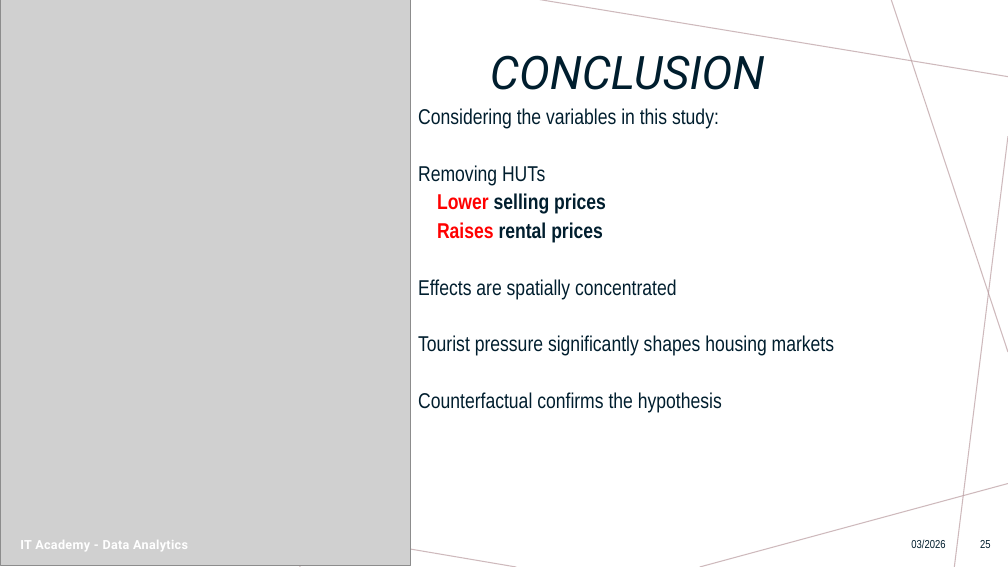
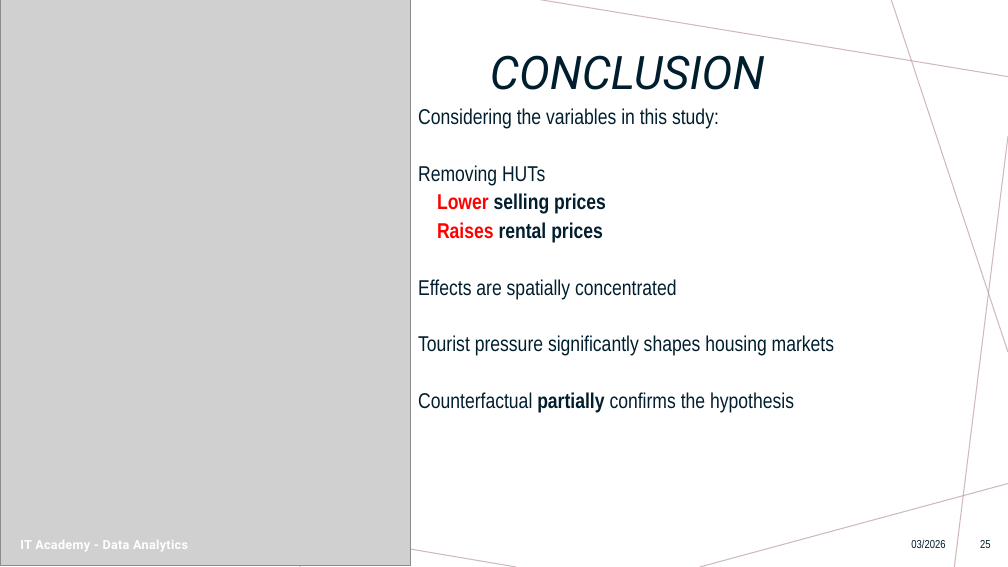
Before and after one commit to Ana-Dionisio/Data_Analytics, a slide deck: slide 25 of Sprint 13/Final_Project_Presentation.pptx. Drawn at 1008x567 pixels with LibreOffice and Linux fonts; fonts in the diff are those of the drawing; grey boxes stand for pictures. Boxes give left, top, right and bottom in pixels: in the first picture for what was removed or moved away, otherwise in the second. Text is boxed around its words. In the diff, an @@ line names an element or a change of style, - is before the commit and + after.

```diff
--- a/Sprint 13/Final_Project_Presentation.pptx
+++ b/Sprint 13/Final_Project_Presentation.pptx
@@ text at [418,392,794,413]: text changed @@
-Counterfactual confirms the hypothesis
+Counterfactual partially confirms the hypothesis
```
Also in this commit, not shown: 1 other slide changed, 3 other files.
